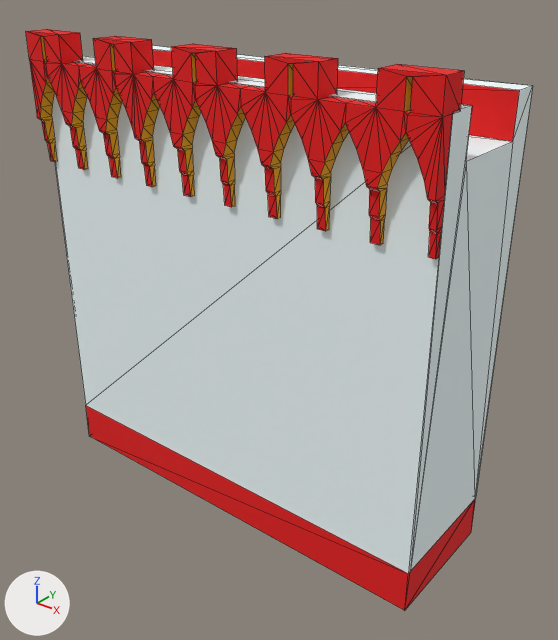
Two versions of the FBX model Assets/ModularPieces/CastleWall/CastleWall.FBX, one commit apart.
One viewpoint serves both versions: a 50 mm lens placed at (24.8, -22.3, 19.9), pointed at (9.0, -2.5, 7.7). The lights are fixed; the arrows at lower left show +X, +Y and +Z. Mesh edges are drawn as thin lines. Where no turn or scale is listed for an object, it has been applied to the vertices.

In view in the first picture: 'Castle_wall'.
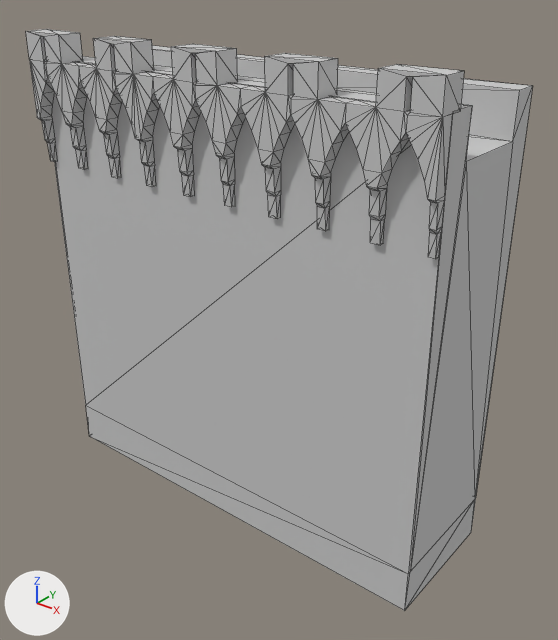
The newer file is also rescaled (x0.596), turned or shifted as a whole; pictures and numbers use the older file's frame.

Location of each change, (x1, y1, x2, y2) in pixels of the pictures (558 x 640 px):
'Castle_wall', recoloured: (26, 29, 533, 611) in both

Edits to the bpy script that builds the scene:
```text
Add mat_01___default:
    mat_01___default = principled_material('01 - Default')
    mat_01___default.base_color = (0.588, 0.588, 0.588)  # light grey #cacaca
    mat_01___default.roughness = 0.859
Change me_mesh:
    where me_mesh.from_pydata(...)  # 453 vertices, 711 faces; spans x 0.0..16.3, y -5.4..0.0, z 0.0..17.2
    remove me_mesh.materials.append(mat_castlewall)  # picture img_castlewalldiff_tga
    add me_mesh.materials.append(mat_01___default)  # light grey #cacaca
```
